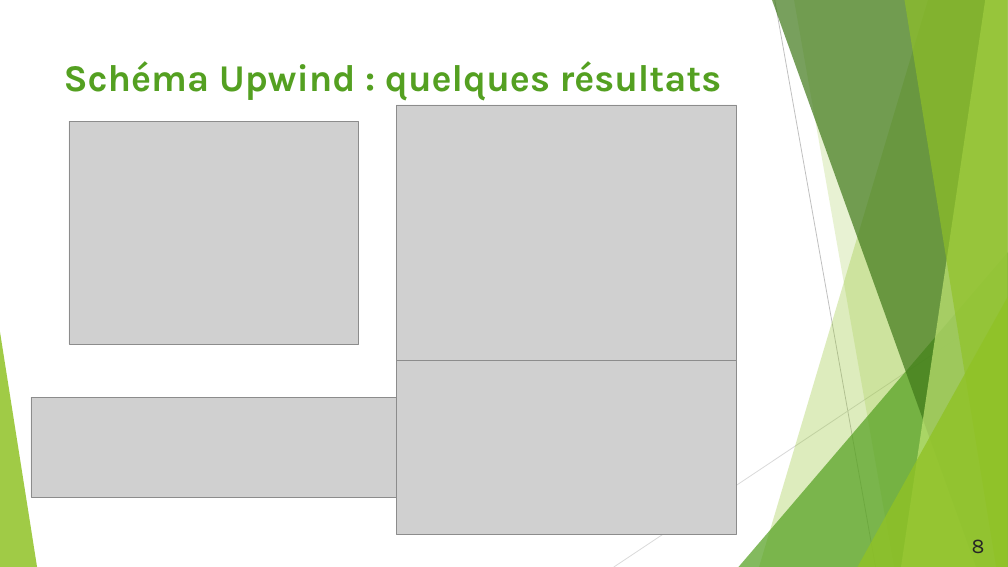
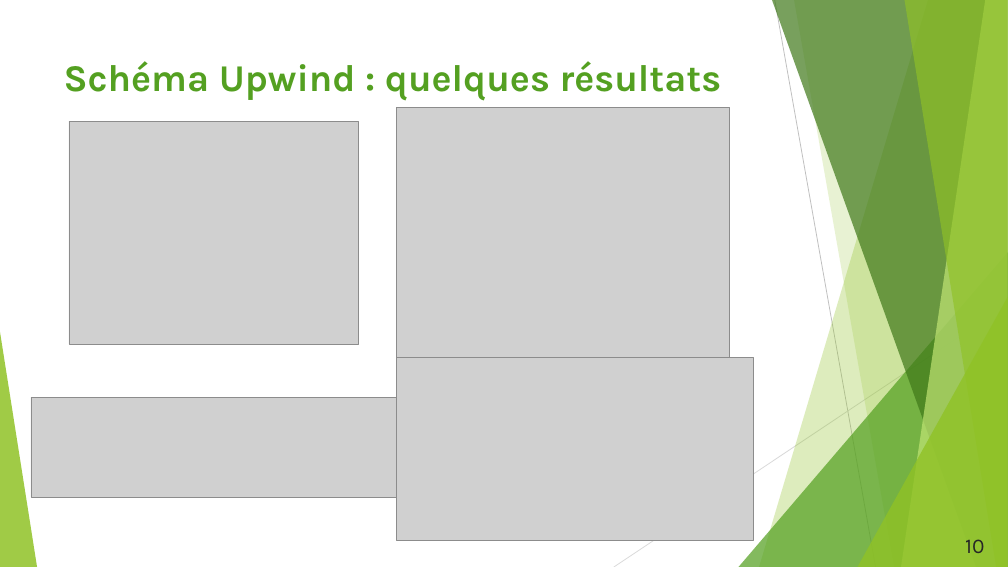
Before and after one commit to duynslaeger/projet_simulation_physique_Swift_Hohenberg, a slide deck: slide 10 of Présentation_LPHYS1303.pptx (slide 8 before the commit). Drawn at 1008x567 pixels with LibreOffice and Linux fonts; fonts in the diff are those of the drawing; grey boxes stand for pictures. Boxes give left, top, right and bottom in pixels: in the first picture for what was removed or moved away, otherwise in the second. Text is boxed around its words. In the diff, an @@ line names an element or a change of style, - is before the commit and + after.

```diff
--- a/Présentation_LPHYS1303.pptx
+++ b/Présentation_LPHYS1303.pptx
@@ picture: place and size @@
-picture at <box>396,105,737,361</box>
+picture at <box>396,107,730,358</box>
@@ picture: place and size @@
-picture at <box>396,361,737,535</box>
+picture at <box>396,358,753,540</box>
@@ page number at <box>965,539,984,553</box>: text changed @@
-8
+10
```
Also in this commit, not shown: 3 other slides changed, 2 slides added, 2 other files.
